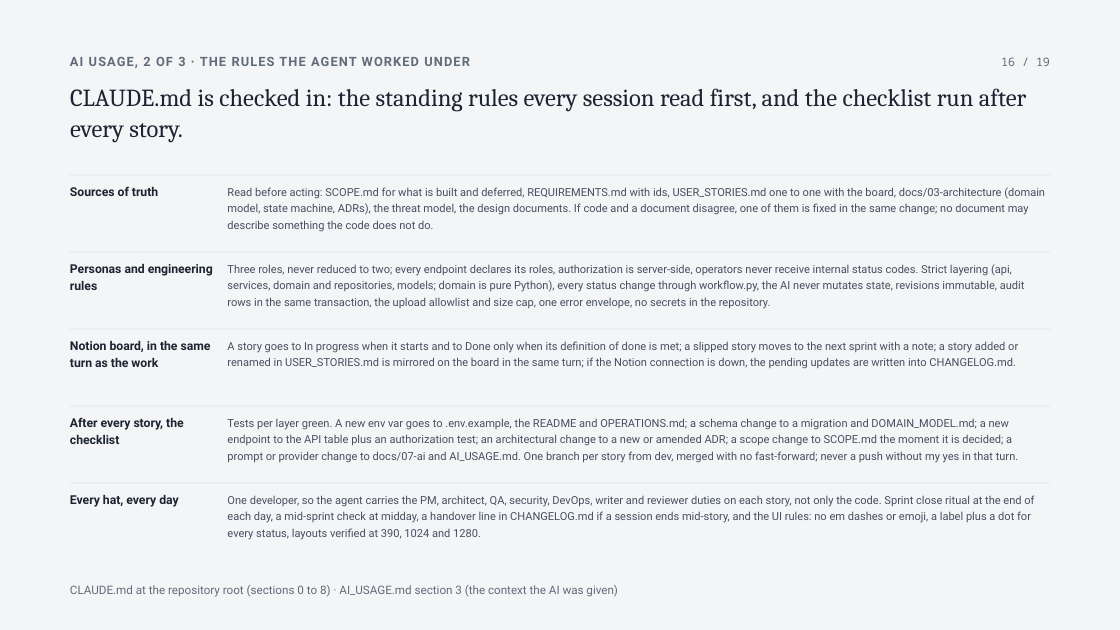
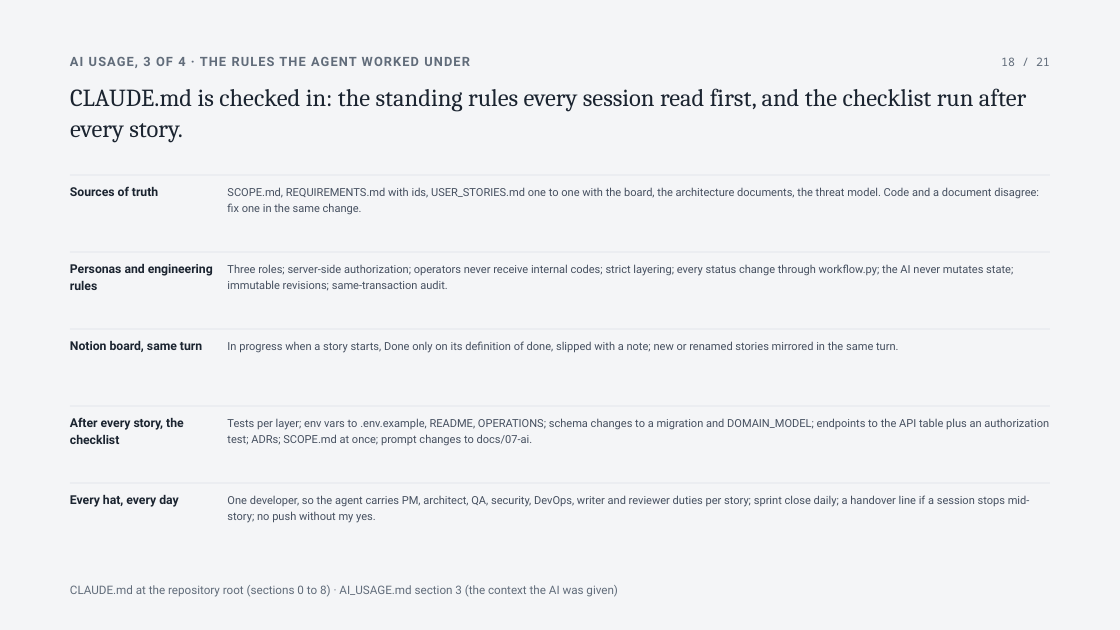
Before and after one commit to SuhaasNv/permitflow, a slide deck: slide 18 of docs/13-debrief/technical-deck/PermitFlow-technical.pptx (slide 16 before the commit). Drawn at 1120x630 pixels with LibreOffice and Linux fonts; fonts in the diff are those of the drawing. Boxes give left, top, right and bottom in pixels: in the first picture for what was removed or moved away, otherwise in the second. Text is boxed around its words. In the diff, an @@ line names an element or a change of style, - is before the commit and + after.

```diff
--- a/docs/13-debrief/technical-deck/PermitFlow-technical.pptx
+++ b/docs/13-debrief/technical-deck/PermitFlow-technical.pptx
@@ text at bbox=[70, 57, 470, 68]: text changed @@
-AI USAGE, 2 OF 3 · THE RULES THE AGENT WORKED UNDER
+AI USAGE, 3 OF 4 · THE RULES THE AGENT WORKED UNDER
@@ text at bbox=[1001, 57, 1050, 66]: text changed @@
-16 / 19
+18 / 21
@@ text at bbox=[227, 187, 1039, 215]: text changed @@
-Read before acting: SCOPE.md for what is built and deferred, REQUIREMENTS.md with ids, USER_STORIES.md one to one with the board, docs/03-architecture (domain model, state machine, ADRs), the threat model, the design documents. If code and a document disagree, one of them is fixed in the same change; no document may describe something the code does not do.
+SCOPE.md, REQUIREMENTS.md with ids, USER_STORIES.md one to one with the board, the architecture documents, the threat model. Code and a document disagree: fix one in the same change.
@@ text at bbox=[227, 264, 1013, 291]: text changed @@
-Three roles, never reduced to two; every endpoint declares its roles, authorization is server-side, operators never receive internal status codes. Strict layering (api, services, domain and repositories, models; domain is pure Python), every status change through workflow.py, the AI never mutates state, revisions immutable, audit rows in the same transaction, the upload allowlist and size cap, one error envelope, no secrets in the repository.
+Three roles; server-side authorization; operators never receive internal codes; strict layering; every status change through workflow.py; the AI never mutates state; immutable revisions; same-transaction audit.
@@ text at bbox=[70, 341, 202, 352]: text changed @@
-Notion board, in the same turn as the work
+Notion board, same turn
@@ text at bbox=[227, 341, 898, 353]: text changed @@
-A story goes to In progress when it starts and to Done only when its definition of done is met; a slipped story moves to the next sprint with a note; a story added or renamed in USER_STORIES.md is mirrored on the board in the same turn; if the Notion connection is down, the pending updates are written into CHANGELOG.md.
+In progress when a story starts, Done only on its definition of done, slipped with a note; new or renamed stories mirrored in the same turn.
@@ text at bbox=[227, 418, 1049, 446]: text changed @@
-Tests per layer green. A new env var goes to .env.example, the README and OPERATIONS.md; a schema change to a migration and DOMAIN_MODEL.md; a new endpoint to the API table plus an authorization test; an architectural change to a new or amended ADR; a scope change to SCOPE.md the moment it is decided; a prompt or provider change to docs/07-ai and AI_USAGE.md. One branch per story from dev, merged with no fast-forward; never a push without my yes in that turn.
+Tests per layer; env vars to .env.example, README, OPERATIONS; schema changes to a migration and DOMAIN_MODEL; endpoints to the API table plus an authorization test; ADRs; SCOPE.md at once; prompt changes to docs/07-ai.
@@ text at bbox=[227, 495, 1030, 523]: text changed @@
-One developer, so the agent carries the PM, architect, QA, security, DevOps, writer and reviewer duties on each story, not only the code. Sprint close ritual at the end of each day, a mid-sprint check at midday, a handover line in CHANGELOG.md if a session ends mid-story, and the UI rules: no em dashes or emoji, a label plus a dot for every status, layouts verified at 390, 1024 and 1280.
+One developer, so the agent carries PM, architect, QA, security, DevOps, writer and reviewer duties per story; sprint close daily; a handover line if a session stops mid-story; no push without my yes.
```
Also in this commit, not shown: 11 other slides changed, 7 slides added, 5 slides removed, 10 other files.
